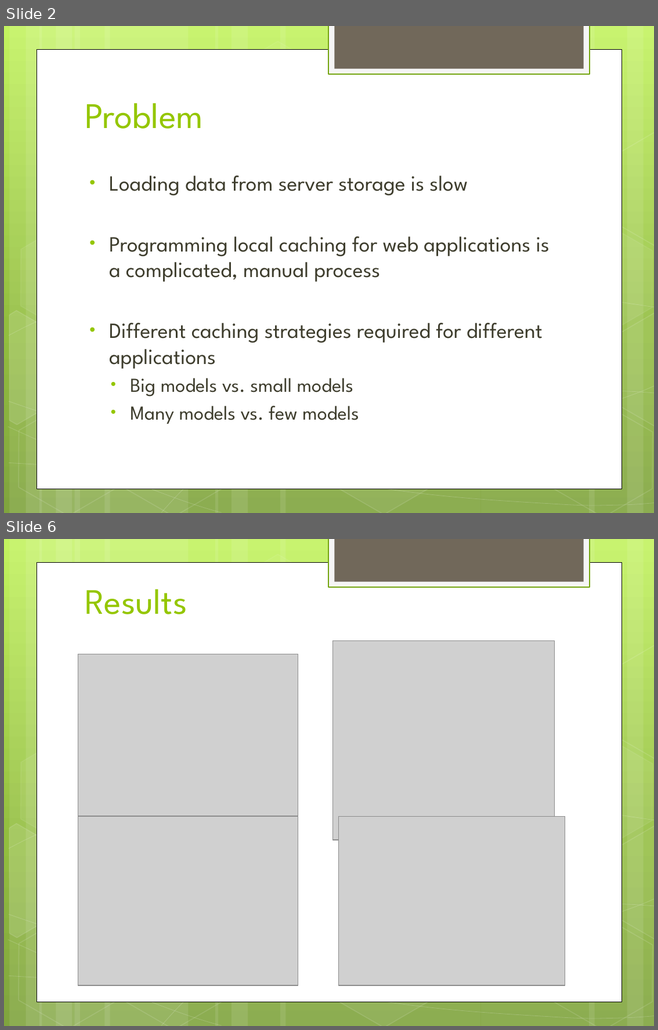
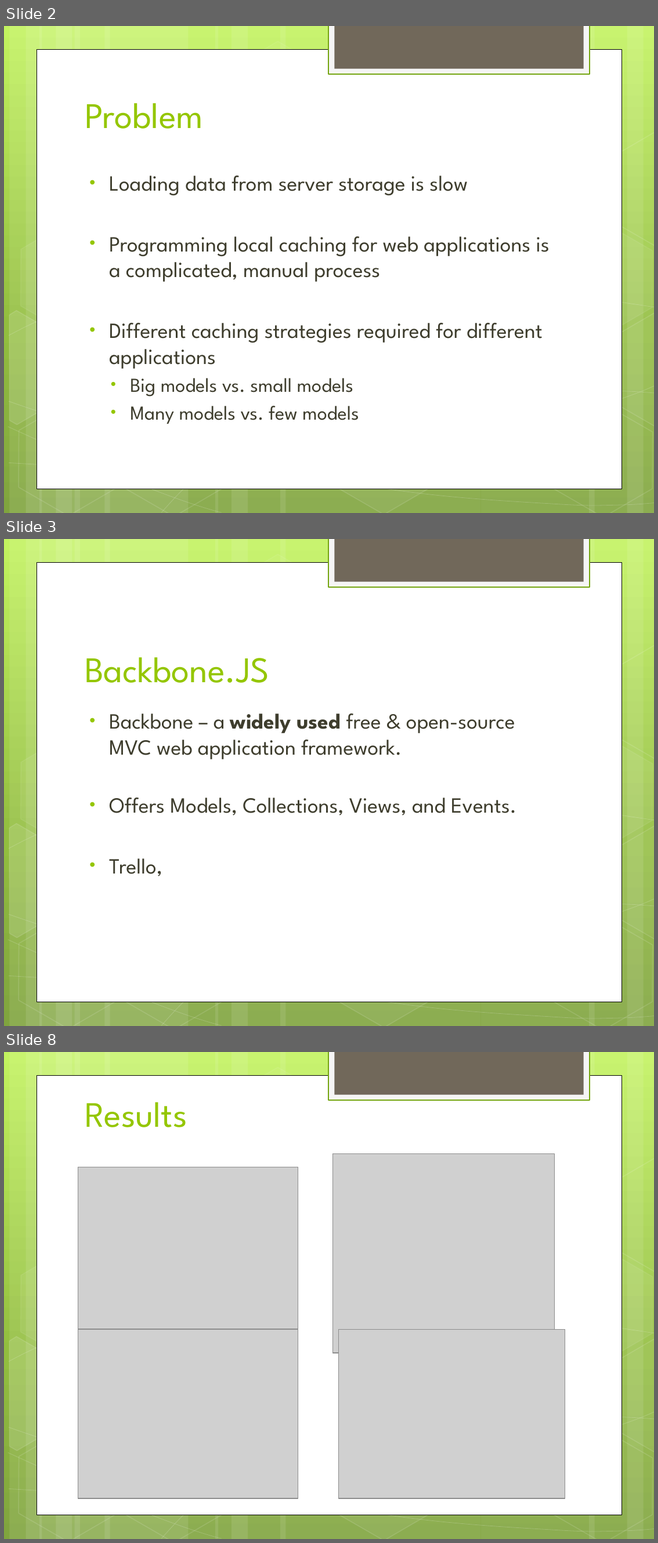
Before and after one commit to wolfes/backbone-store, a slide deck: presentation.pptx. Shown one above the other, each under a label of ours: slides 2 and 6 before the commit, slides 2, 3 and 8 after it; the slides between them are not shown. The pictures are 658x1030 and 658x1543 pixels, drawn with LibreOffice and Linux fonts; fonts in the diff are those of the drawing; grey boxes stand for pictures. Boxes give left, top, right and bottom in pixels: in the first picture for what was removed or moved away, otherwise in the second. Text is boxed around its words. In the diff, an @@ line names an element or a change of style, - is before the commit and + after.

```diff
--- a/presentation.pptx
+++ b/presentation.pptx
@@ slide 3 added at bbox=[4, 539, 654, 1026], background gradient #C3F35F to #93BF3F to #81A53E; not listed: 31 template elements that a slide beside it also shows @@
@@ title added at bbox=[85, 657, 269, 683], 40 pt, text #94C600 @@
+Backbone.JS
@@ text added at bbox=[109, 714, 516, 877], 24 pt, text #3E3D2D @@
+• Backbone – a widely used free & open-source MVC web application framework.
+• Offers Models, Collections, Views, and Events.
+• Trello,
@@ what was slide 6 is now slide 8 @@
```
Also in this commit, not shown: 3 slides changed, 2 other slides added, 1 slide removed, 4 other files.
